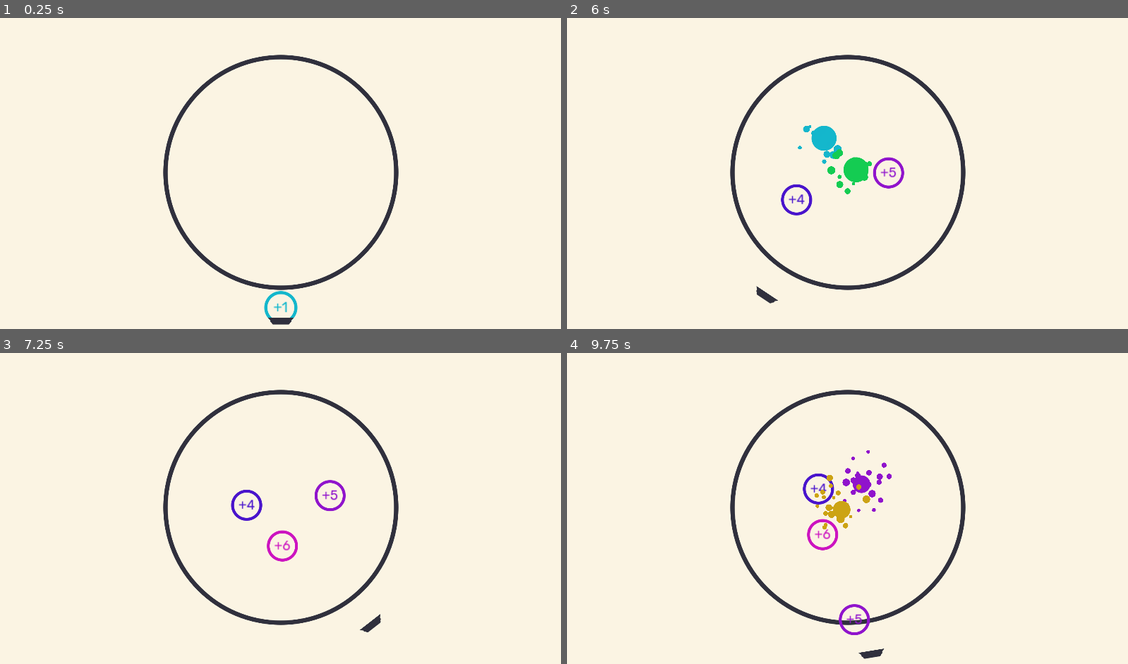
Above: before the commit, frames 1-4 (two rows, left to right).
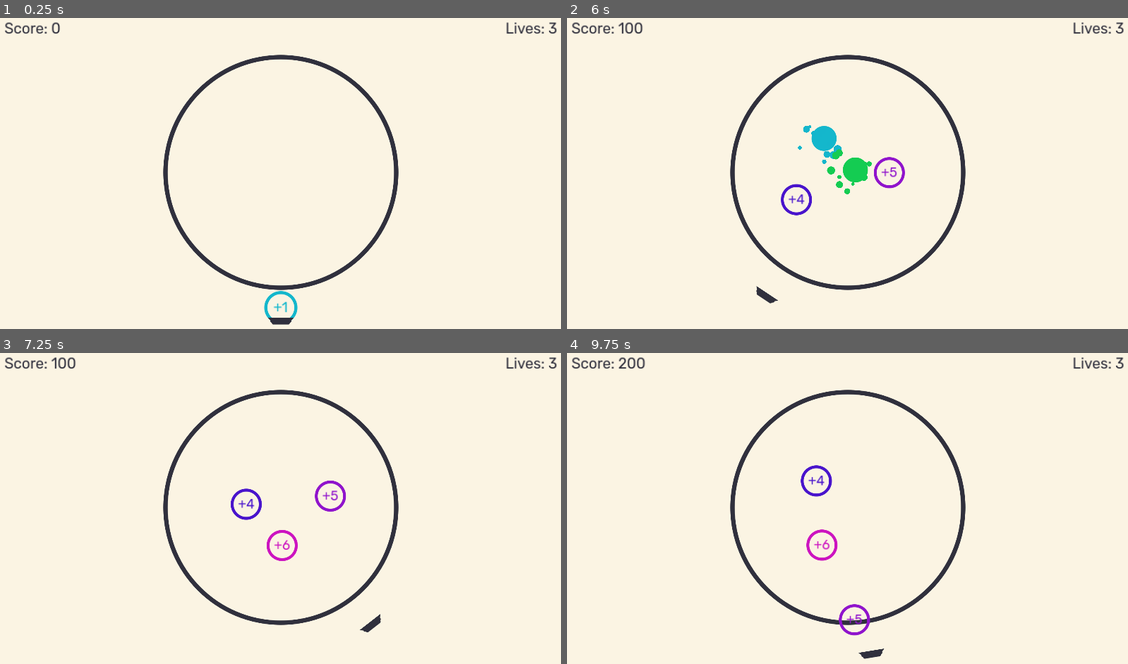
Above: after the commit, the same moments.

Repository: stur86/anti-numbers
Game: Godot game, scene res://scenes/main_scene.tscn
Two runs of this game, one before a commit and one after it. Both use one fixed random seed, a clock stepped at 60 frames per second and the inputs below. This scene is started directly instead of the project's main scene.
Inputs:
- Up to frame 1 (0.25 s): no input
- Up to frame 2 (6 s): tap Enter at 0.5 s; hold Right (Right) 0.53-1.28 s; tap Up (Launch) every 0.75 s from 0.6 to 5.85 s; hold Left (Left) 1.28-2.03 s; hold Right (Right) 2.03-3.53 s; hold Left (Left) 3.53-5.78 s; hold Right (Right) from 5.78 s (still down)
- Up to frame 3 (7.25 s): keep holding Right (Right); tap Up (Launch) at 6.6 s
- Up to frame 4 (9.75 s): tap Up (Launch) every 0.75 s from 7.35 to 9.6 s; release Right (Right) at 8.03 s; hold Left (Left) 8.03-9.53 s; hold Right (Right) from 9.53 s (still down)

The runs differ from the first frame. In frame 1, 0.3% of the frame differs, in the area x 0-100%, y 1-6%; in frame 2, 0.6%; in frame 3, 0.7%; in frame 4, 1.8%, in the area x 0-100%, y 1-91%.

Commit message:
Avoided duplication in score keeping

Diff:
--- a/scenes/main_scene.tscn
+++ b/scenes/main_scene.tscn
@@ -16,7 +16,7 @@
 
 [sub_resource type="LabelSettings" id="LabelSettings_uouql"]
 font = ExtResource("7_xw1ak")
-font_size = 30
+font_size = 50
 font_color = Color(0.1875, 0.1875, 0.238281, 1)
 outline_color = Color(0.713726, 0.662745, 0.811765, 1)
 
@@ -74,8 +74,7 @@
 
 [node name="GUI" type="MarginContainer" parent="."]
 process_mode = 3
-visible = false
-offset_right = 1024.0
+offset_right = 1920.0
 offset_bottom = 80.0
 theme_override_constants/margin_left = 20
 theme_override_constants/margin_top = 20
--- a/score_keeper.gd
+++ b/score_keeper.gd
@@ -6,6 +6,8 @@
 signal new_score
 signal new_lives
 signal game_over
+
+const PAIR_SCORE = 100
 
 # Called when the node enters the scene tree for the first time.
 func _ready():
--- a/scripts/number_particle.gd
+++ b/scripts/number_particle.gd
@@ -6,6 +6,9 @@
 const F0 = 1e6
 
 func _ready():
+
+	freeze = true
+
 	# Set the text to own charge
 	var label_sign = "+" if charge > 0 else ""
 	$ParticleSprite/ChargeLabel.text = label_sign + str(charge)
@@ -45,12 +48,15 @@
 
 	var other_charge = body.get("charge")
 	if other_charge == -charge:
+		if body.freeze:
+			return
 		# Annihilation!
 		body.explode()
 		explode()
-		ScoreKeeper.add_score(50)
+		ScoreKeeper.add_score(ScoreKeeper.PAIR_SCORE)
 
 func explode():
+	freeze = true
 	$Explosion.modulate = $ParticleSprite.modulate
 	$AnimationPlayer.play("Explode")
 
